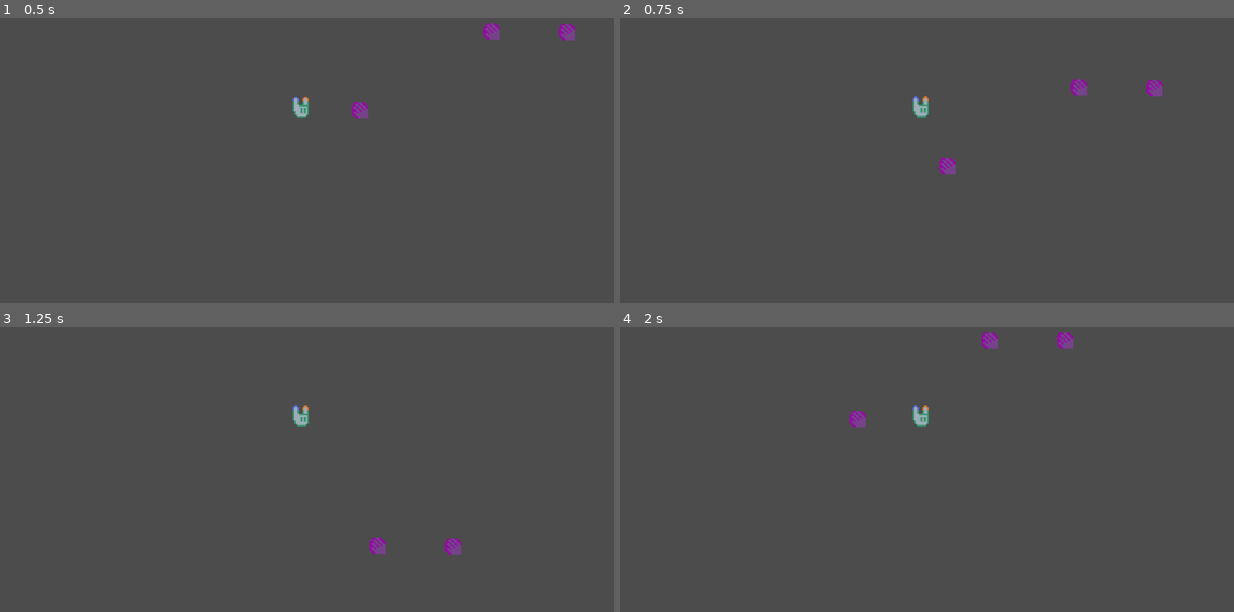
Above: before the commit, frames 1-4 (two rows, left to right).
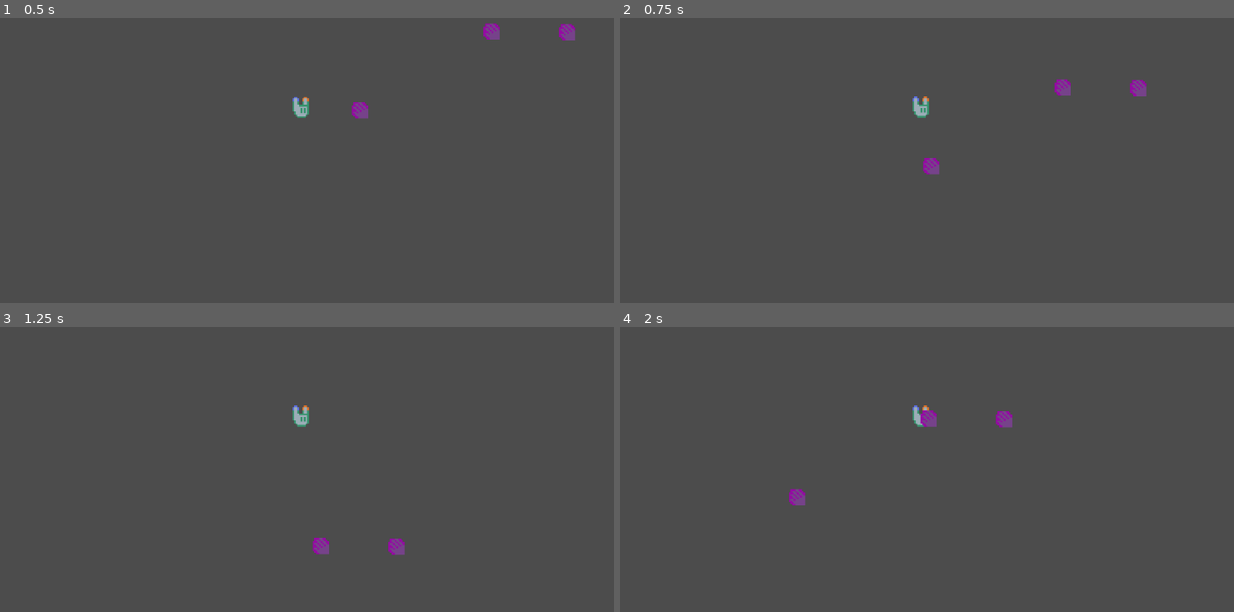
Above: after the commit, the same moments.

Repository: ijjware/GGJ-21
Game: Godot game, scene res://Root.tscn
The game is run twice, just before and just after one commit, with the same random seed, the same clock (stepped at 60 frames per second) and the same inputs.
Inputs:
- Up to frame 1 (0.5 s): no input
- Up to frame 2 (0.75 s): hold Right (right) from 0.53 s (still down); tap Space (jump) at 0.6 s
- Up to frame 3 (1.25 s): keep holding Right (right); tap Space (jump) at 0.77, 1.07 s
- Up to frame 4 (2 s): release Right (right) at 1.28 s; hold S (down) from 1.28 s (still down); tap R (drop) at 1.35 s; tap Space (jump) at 1.52, 1.55, 1.82 s

Frame 1 is identical in both runs. In frame 2, 0.9% of the frame differs, in the area x 49-89%, y 21-55%; in frame 3, 0.6%; in frame 4, 0.9%, in the area x 27-74%, y 1-63%.

Commit message:
physics tweaking + water added

Diff:
--- a/PC2.gd
+++ b/PC2.gd
@@ -7,19 +7,35 @@
 var jump_counter = 0
 onready var plat_detect = $platDetector
 onready var ani = $Ani
-#jump physics vars
+
+#physics vars
 export var vJump = 600
 export var gravity = 200.0
 export var sWalk = 200
+
+#minimum physics variables
+export var minWalk = 20
+export var minGrav = 200
+export var minJump = 30
+var velocity := Vector2()
+
+#water physics increments
+export var gravInc = 300
+export var jumpInc = 200
+export var walkInc = 50
+
+#crate physics increments
 export var vInc = 100
 export var sInc = 30
-var velocity = Vector2()
+export var vIncWet = 20
+export var sIncWet = 10
+
 onready var facingDir = $Head.get_animation()
 onready var sightline = $Sight
 onready var first_pos = Vector2(0, -8)
 var pos_gap = Vector2(0, -12)
 var relicBoxes = []
-var numBoxes = 0
+var underwater = false
 
 signal grab(pos)
 signal drop()
@@ -69,15 +85,17 @@
 
 func _physics_process(delta):
 	if Input.is_action_pressed("right"):
-			velocity.x = sWalk
-			facingDir = 'right'
-			seeing(Vector2(10, 0))
-			ani.play(facingDir)
+		if sWalk < minWalk: velocity.x = minWalk
+		else: velocity.x = sWalk
+		facingDir = 'right'
+		seeing(Vector2(10, 0))
+		ani.play(facingDir)
 	elif Input.is_action_pressed("left"):
-			velocity.x = -sWalk
-			facingDir = 'left'
-			seeing(Vector2(-10, 0))
-			ani.play(facingDir)
+		if sWalk < minWalk: velocity.x = -minWalk
+		else: velocity.x = -sWalk
+		facingDir = 'left'
+		seeing(Vector2(-10, 0))
+		ani.play(facingDir)
 	else:
 		velocity.x = 0
 #	if get_tree().current_scene.get_name().match("Main") :
@@ -107,11 +125,34 @@
 func vertical_movement(delta):
 	velocity.y += delta * gravity
 #	var local_Y = Vector2.UP
-	if Input.is_action_just_pressed("jump") && jump_counter < 2 :
-		velocity.y = -vJump
-		jump_counter +=1
+	if Input.is_action_just_pressed("jump"):
+		if jump_counter < 2 || underwater:
+			if vJump < minJump: velocity.y = -minJump
+			else: velocity.y = -vJump
+	#		velocity.y = -vJump
+			if not underwater:
+				jump_counter +=1
+			else: jump_counter = 0
 #	var k = move_and_slide(velocity, Vector2(0,-1))
 	if plat_detect.is_colliding():
 #		print('floo')
 		jump_counter = 0
-		velocity.y -= delta * gravity
+		if gravity < minGrav : velocity.y -= delta * minGrav
+		else: velocity.y -= delta * gravity
+
+func move_terrain(wet):
+	var boxes = relicBoxes.size()
+	if wet:
+		underwater = true
+		boxes *= -1
+		wet_pc(-1)
+	else:
+		underwater = false
+		wet_pc(1)
+	vJump += boxes * vIncWet
+	sWalk += boxes * sIncWet
+
+func wet_pc(signa : int):
+	gravity += gravInc * signa
+	vJump += jumpInc * signa
+	sWalk += walkInc * signa
--- a/Root.gd
+++ b/Root.gd
@@ -4,9 +4,15 @@
 onready var pc = $PC
 onready var held_relics := []
 
+#throw variables
 export var throwPow = 10000
 export var throwup = -1
 export var throwdown = 5
+
+#water physics variables
+#export var gravInc = 300
+#export var jumpInc = 200
+#export var walkInc = 50
 
 #onready var relic_index = 0
 
@@ -77,3 +83,20 @@
 	for relic in held_relics:
 		var index = held_relics.find(relic)
 		relic.index = index
+
+
+func _on_Water_pc_dry():
+	pc.move_terrain(false)
+	print('root dry')
+#	wet_the_pc(1)
+
+func _on_Water_pc_wet():
+	pc.move_terrain(true)
+#	pc.check_detector()
+	print('root wet')
+#	wet_the_pc(-1)
+
+#func wet_the_pc(signa : int):
+#	pc.gravity += gravInc * signa
+##	pc.vJump += jumpInc * signa
+#	pc.sWalk += walkInc * signa
--- a/Root.tscn
+++ b/Root.tscn
@@ -1,8 +1,9 @@
-[gd_scene load_steps=6 format=2]
+[gd_scene load_steps=7 format=2]
 
 [ext_resource path="res://robotst2.tscn" type="PackedScene" id=1]
 [ext_resource path="res://relic.tscn" type="PackedScene" id=2]
 [ext_resource path="res://Root.gd" type="Script" id=3]
+[ext_resource path="res://Water.gd" type="Script" id=4]
 
 [sub_resource type="PhysicsMaterial" id=1]
 
@@ -41,7 +42,11 @@
 [node name="PC" parent="." instance=ExtResource( 1 )]
 position = Vector2( 245.937, 192.204 )
 vJump = 300
-gravity = 980.0
+sWalk = 150
+jumpInc = 110
+vInc = 55
+sInc = 20
+vIncWet = 10
 
 [node name="Camera2D" type="Camera2D" parent="PC"]
 current = true
@@ -59,6 +64,21 @@
 [node name="Relic3" parent="." instance=ExtResource( 2 )]
 position = Vector2( 408.62, 160.483 )
 
+[node name="Water" type="Area2D" parent="."]
+collision_layer = 16
+collision_mask = 7
+script = ExtResource( 4 )
+__meta__ = {
+"_edit_lock_": true
+}
+
+[node name="CollisionPolygon2D" type="CollisionPolygon2D" parent="Water"]
+polygon = PoolVector2Array( 496, 8, 498.613, 204.505, 629.987, 205.035, 632, 8 )
+
 [connection signal="drop" from="PC" to="." method="_on_PC_drop"]
 [connection signal="grab" from="PC" to="." method="_on_PC_grab"]
 [connection signal="throw" from="PC" to="." method="_on_PC_throw"]
+[connection signal="body_entered" from="Water" to="Water" method="_on_Water_body_entered"]
+[connection signal="body_exited" from="Water" to="Water" method="_on_Water_body_exited"]
+[connection signal="pc_dry" from="Water" to="." method="_on_Water_pc_dry"]
+[connection signal="pc_wet" from="Water" to="." method="_on_Water_pc_wet"]
--- /dev/null
+++ b/Water.gd
@@ -0,0 +1,16 @@
+extends Area2D
+
+
+signal pc_wet()
+signal pc_dry()
+
+func _on_Water_body_entered(body):
+	if body.name == 'PC':
+		emit_signal("pc_wet")
+		print('wet')
+
+
+func _on_Water_body_exited(body):
+	if body.name == 'PC':
+		emit_signal("pc_dry")
+		print('dry')
--- /dev/null
+++ b/Water.tscn
@@ -0,0 +1,16 @@
+[gd_scene load_steps=2 format=2]
+
+[ext_resource path="res://Water.gd" type="Script" id=1]
+
+[node name="Water" type="Area2D"]
+collision_layer = 16
+collision_mask = 7
+script = ExtResource( 1 )
+__meta__ = {
+"_edit_lock_": true
+}
+
+[node name="CollisionPolygon2D" type="CollisionPolygon2D" parent="."]
+
+[connection signal="body_entered" from="." to="." method="_on_Water_body_entered"]
+[connection signal="body_exited" from="." to="." method="_on_Water_body_exited"]
--- a/robotst2.tscn
+++ b/robotst2.tscn
@@ -106,7 +106,7 @@
 script = ExtResource( 1 )
 Box = ExtResource( 6 )
 vJump = 400
-sWalk = 100
+gravity = 980.0
 
 [node name="Ani" type="AnimationPlayer" parent="."]
 anims/left = SubResource( 1 )
@@ -144,9 +144,14 @@
 enabled = true
 cast_to = Vector2( 0, 7 )
 collision_mask = 8
-collide_with_areas = true
+__meta__ = {
+"_edit_lock_": true
+}
 
 [node name="Sight" type="RayCast2D" parent="."]
 enabled = true
 cast_to = Vector2( 10, 0 )
 collision_mask = 12
+__meta__ = {
+"_edit_lock_": true
+}
